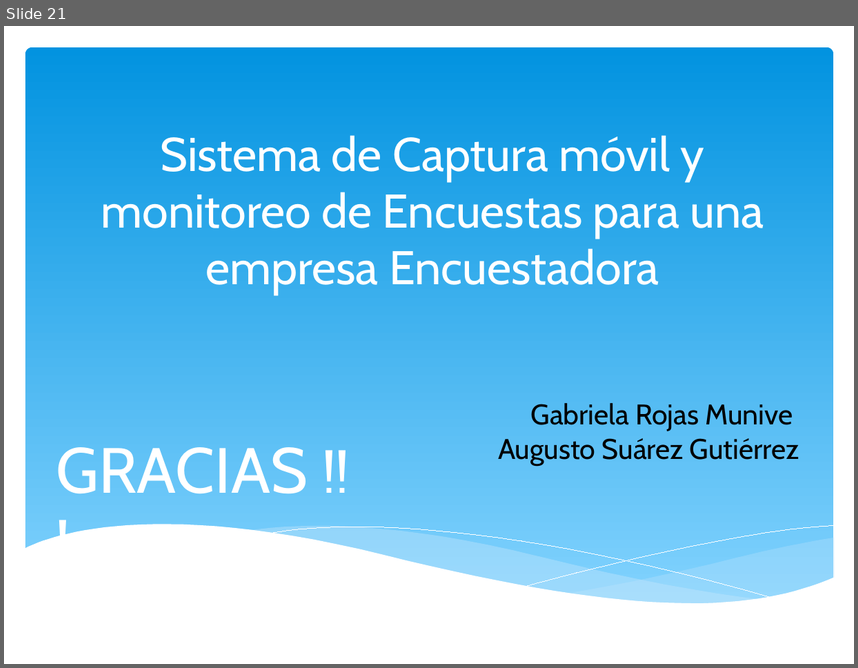
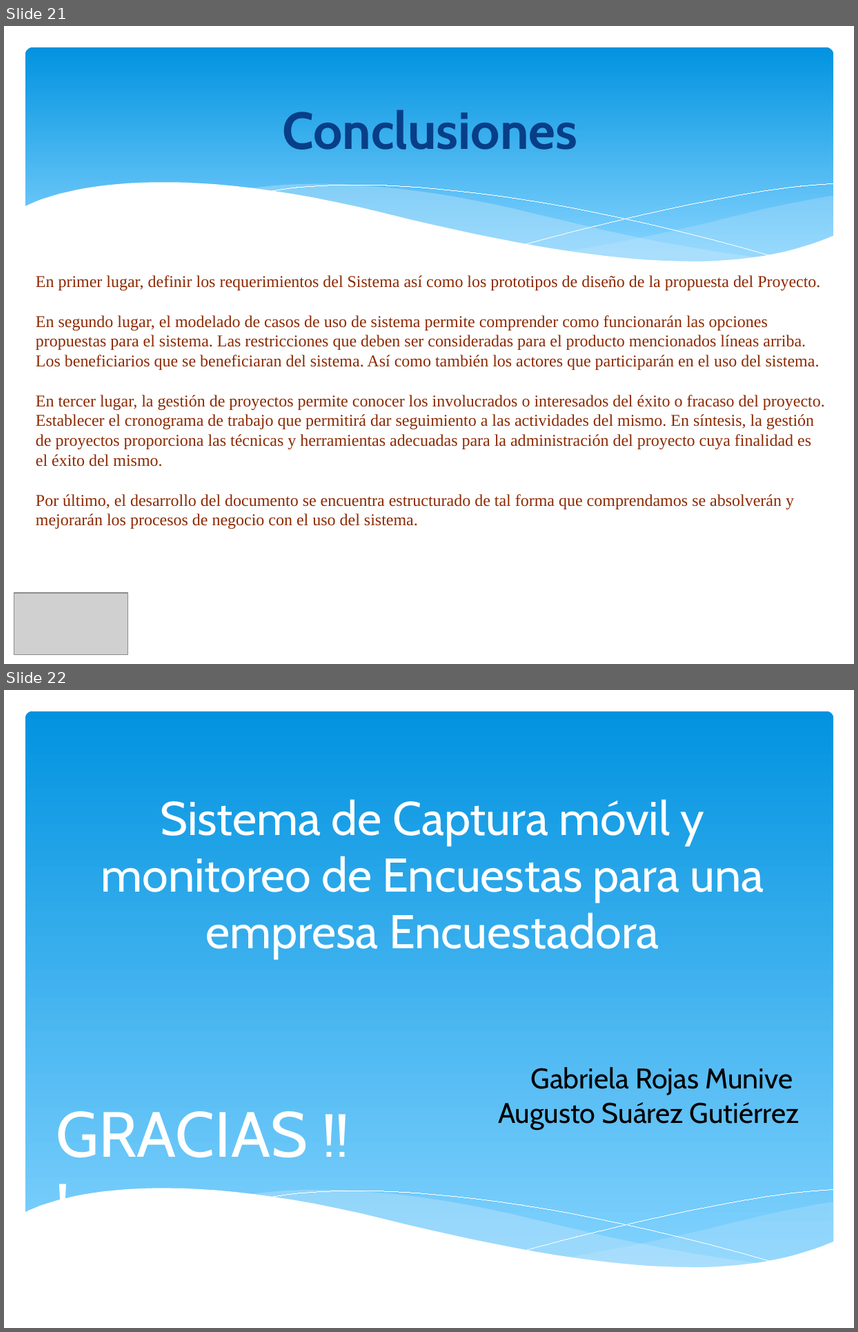
Before and after one commit to orlysemperfi/my-project-pi, a slide deck: PRESENTACION03-P2/PARCIAL/PPT PI2 PARCIAL.pptx. Shown one above the other, each under a label of ours: slide 21 before the commit, slides 21 and 22 after it. The pictures are 858x668 and 858x1332 pixels, drawn with LibreOffice and Linux fonts; fonts in the diff are those of the drawing; grey boxes stand for pictures. Boxes give left, top, right and bottom in pixels: in the first picture for what was removed or moved away, otherwise in the second. Text is boxed around its words. In the diff, an @@ line names an element or a change of style, - is before the commit and + after.

```diff
--- a/PRESENTACION03-P2/PARCIAL/PPT PI2 PARCIAL.pptx
+++ b/PRESENTACION03-P2/PARCIAL/PPT PI2 PARCIAL.pptx
@@ slide 21 added at [4, 26, 854, 664], background #FFFFFF @@
@@ rounded rectangle added at [25, 47, 833, 276], fill gradient #0293E0 to #83D3FE @@
@@ title added at [282, 109, 577, 150], 44 pt, text #073E87, bold @@
+Conclusiones
@@ group added at [23, 183, 835, 305]: 5 freeform shapes @@
@@ text added at [36, 275, 825, 529], 14 pt, text #8C2902 @@
+En primer lugar, definir los requerimientos del Sistema así como los prototipos de diseño de la propuesta del Proyecto.
+En segundo lugar, el modelado de casos de uso de sistema permite comprender como funcionarán las opciones propuestas para el sistema. Las restricciones que deben ser consideradas para el producto mencionados líneas arriba. Los beneficiarios que se beneficiaran del sistema. Así como también los actores que participarán en el uso del sistema.
+En tercer lugar, la gestión de proyectos permite conocer los involucrados o interesados del éxito o fracaso del proyecto. Establecer el cronograma de trabajo que permitirá dar seguimiento a las actividades del mismo. En síntesis, la gestión de proyectos proporciona las técnicas y herramientas adecuadas para la administración del proyecto cuya finalidad es el éxito del mismo.
+Por último, el desarrollo del documento se encuentra estructurado de tal forma que comprendamos se absolverán y mejorarán los procesos de negocio con el uso del sistema.
@@ picture added at [14, 592, 128, 654] @@
@@ what was slide 21 is now slide 22 @@
```
Also in this commit, not shown: 1 slide changed, 1 other slide added, 1 slide removed.
